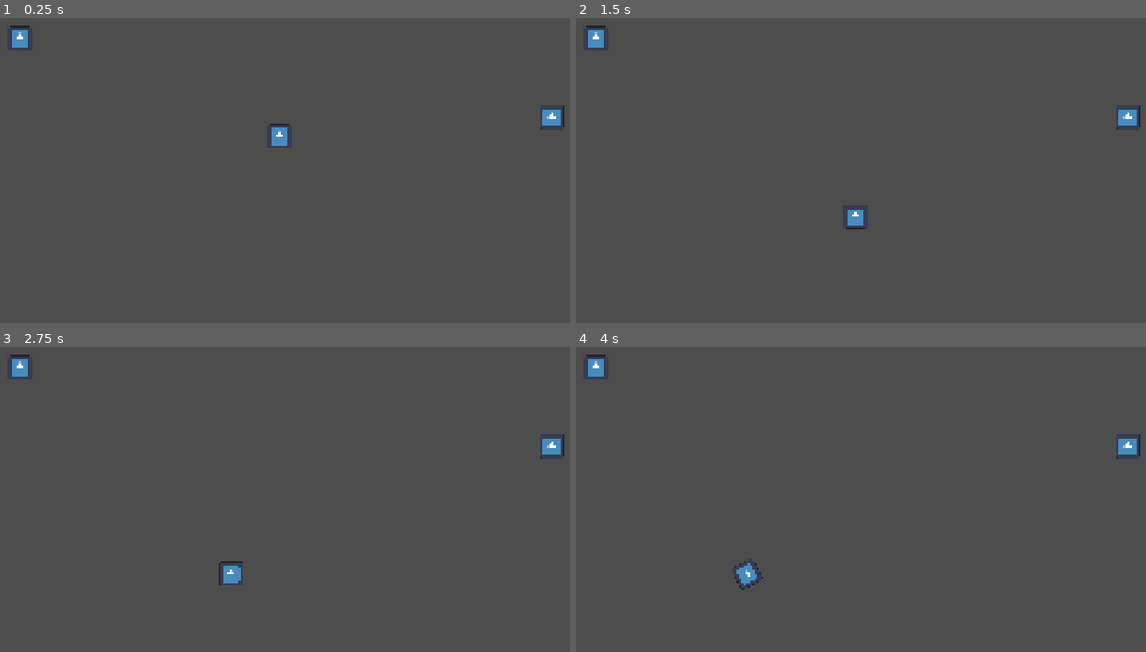
Above: before the commit, frames 1-4 (two rows, left to right).
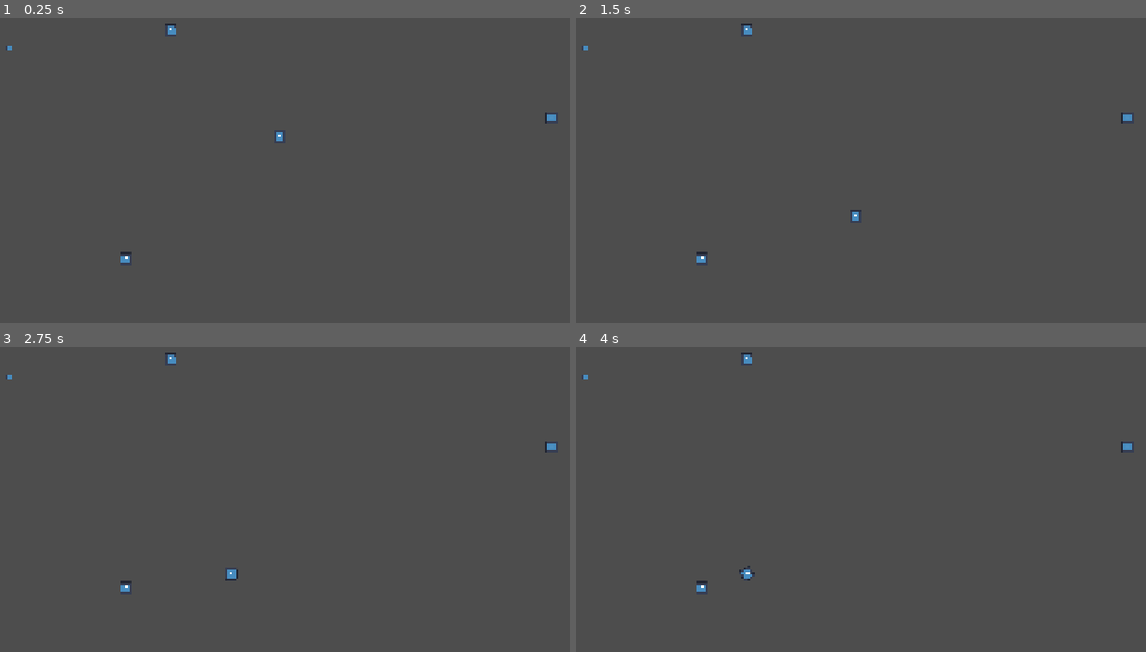
Above: after the commit, the same moments.

Repository: Lord-Technobabble/AlwaysABiggerShip
Game: Godot game, scene res://DEBUG/debug_game_scene.tscn
Two runs of this game, one before a commit and one after it. Both use one fixed random seed, a clock stepped at 60 frames per second and the inputs below. The engine's default icon, where the game draws it, is replaced by a stand-in: a white triangle on a blue panel in a dark square.
Inputs:
- Up to frame 1 (0.25 s): no input
- Up to frame 2 (1.5 s): tap Enter at 0.5 s; hold S (go_aft) 0.53-1.28 s; tap W (go_fore) at 1.35 s
- Up to frame 3 (2.75 s): hold Q (go_port) from 2.03 s (still down)
- Up to frame 4 (4 s): release Q (go_port) at 2.78 s; tap E (go_starboard) at 2.85 s; hold A (rotate_to_port) from 3.53 s (still down)

The runs differ from the first frame. In frame 1, 0.7% of the frame differs, in the area x 1-100%, y 1-81%; in frame 2, 0.6%; in frame 3, 0.7%; in frame 4, 0.7%.

Commit message:
halved the size of components

Diff:
--- a/DEBUG/debug_game_scene.tscn
+++ b/DEBUG/debug_game_scene.tscn
@@ -9,7 +9,18 @@
 position = Vector2(969, 597)
 
 [node name="GenericComponent" parent="." unique_id=403831328 instance=ExtResource("2_cxlck")]
-position = Vector2(296, 344)
+position = Vector2(268, 368)
+scale = Vector2(0.5, 0.5)
 
 [node name="GenericComponent2" parent="." unique_id=1892740690 instance=ExtResource("2_cxlck")]
 position = Vector2(1674, 548)
+
+[node name="GenericComponent3" parent="." unique_id=961633374 instance=ExtResource("2_cxlck")]
+position = Vector2(266, 804)
+scale = Vector2(0.1, 0.1)
+
+[node name="GenericComponent4" parent="." unique_id=1703541674 instance=ExtResource("2_cxlck")]
+position = Vector2(688, 323)
+
+[node name="GenericComponent5" parent="." unique_id=1641696120 instance=ExtResource("2_cxlck")]
+position = Vector2(571, 915)
--- a/Scenes/Components/component.tscn
+++ b/Scenes/Components/component.tscn
@@ -5,7 +5,7 @@
 [ext_resource type="PackedScene" uid="uid://7jbj3oycb4t2" path="res://Scenes/connector.tscn" id="3_p8ofj"]
 
 [sub_resource type="RectangleShape2D" id="RectangleShape2D_g4v7s"]
-size = Vector2(64, 64)
+size = Vector2(32, 32)
 
 [node name="GenericComponent" type="Area2D" unique_id=403831328]
 monitoring = false
@@ -13,7 +13,7 @@
 script = ExtResource("1_s5lif")
 
 [node name="ComponentSprite" type="Sprite2D" parent="." unique_id=1031695043]
-scale = Vector2(0.5, 0.5)
+scale = Vector2(0.25, 0.25)
 texture = ExtResource("2_p8ofj")
 
 [node name="ComponentCollisionShape" type="CollisionShape2D" parent="." unique_id=1078888413]
@@ -22,24 +22,24 @@
 [node name="Connectors" type="Node2D" parent="." unique_id=982104182]
 
 [node name="RightConnector" parent="Connectors" unique_id=165240547 node_paths=PackedStringArray("parent") instance=ExtResource("3_p8ofj")]
-position = Vector2(32, 1.9073486e-06)
+position = Vector2(16, 0)
 connection_coords = Vector2i(1, 0)
 parent = NodePath("../..")
 
 [node name="LeftConnector" parent="Connectors" unique_id=1192369320 node_paths=PackedStringArray("parent") instance=ExtResource("3_p8ofj")]
-position = Vector2(-31.999998, 0)
+position = Vector2(-16, 0)
 rotation = 3.1415927
 connection_coords = Vector2i(-1, 0)
 parent = NodePath("../..")
 
 [node name="TopConnector" parent="Connectors" unique_id=995239339 node_paths=PackedStringArray("parent") instance=ExtResource("3_p8ofj")]
-position = Vector2(0, -32)
+position = Vector2(0, -16)
 rotation = -1.5707964
 connection_coords = Vector2i(0, -1)
 parent = NodePath("../..")
 
 [node name="BottomConnector" parent="Connectors" unique_id=348781827 node_paths=PackedStringArray("parent") instance=ExtResource("3_p8ofj")]
-position = Vector2(0, 32)
+position = Vector2(0, 16)
 rotation = 1.5707964
 connection_coords = Vector2i(0, 1)
 parent = NodePath("../..")
--- a/Scenes/connector.tscn
+++ b/Scenes/connector.tscn
@@ -3,7 +3,7 @@
 [ext_resource type="Script" uid="uid://d2xc2myhq1umv" path="res://Scenes/connector.gd" id="1_k5fym"]
 
 [sub_resource type="RectangleShape2D" id="RectangleShape2D_g4v7s"]
-size = Vector2(10, 64)
+size = Vector2(10, 32)
 
 [node name="ConnectorArea" type="Area2D" unique_id=902451792]
 collision_layer = 2
--- a/constants.gd
+++ b/constants.gd
@@ -1,3 +1,3 @@
 extends Node
 
-const COMPONENT_GRID_SIZE = 64
+const COMPONENT_GRID_SIZE = 32
